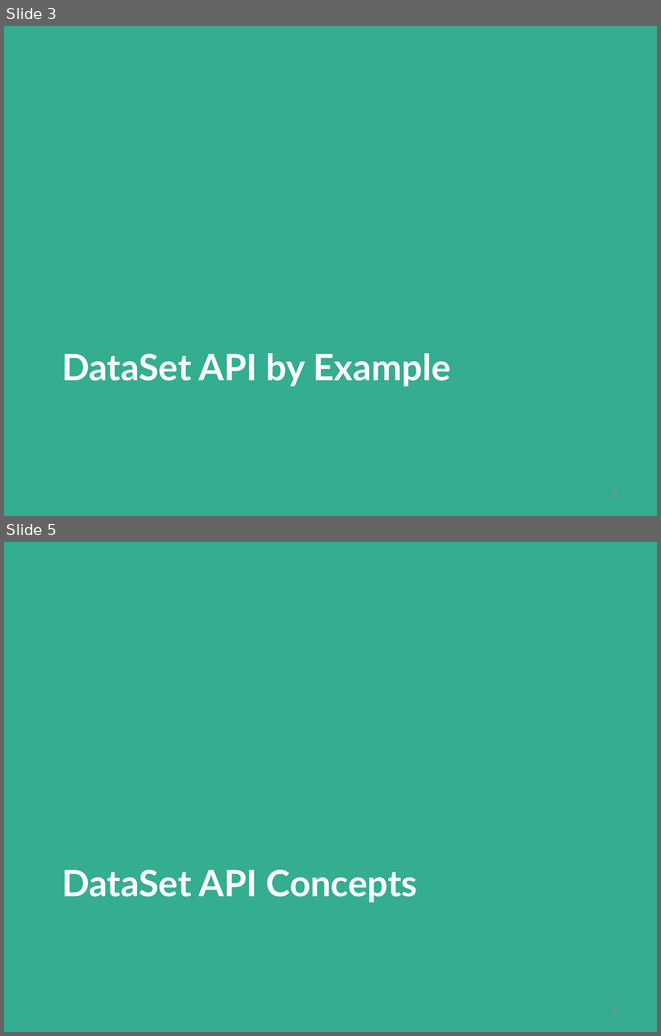
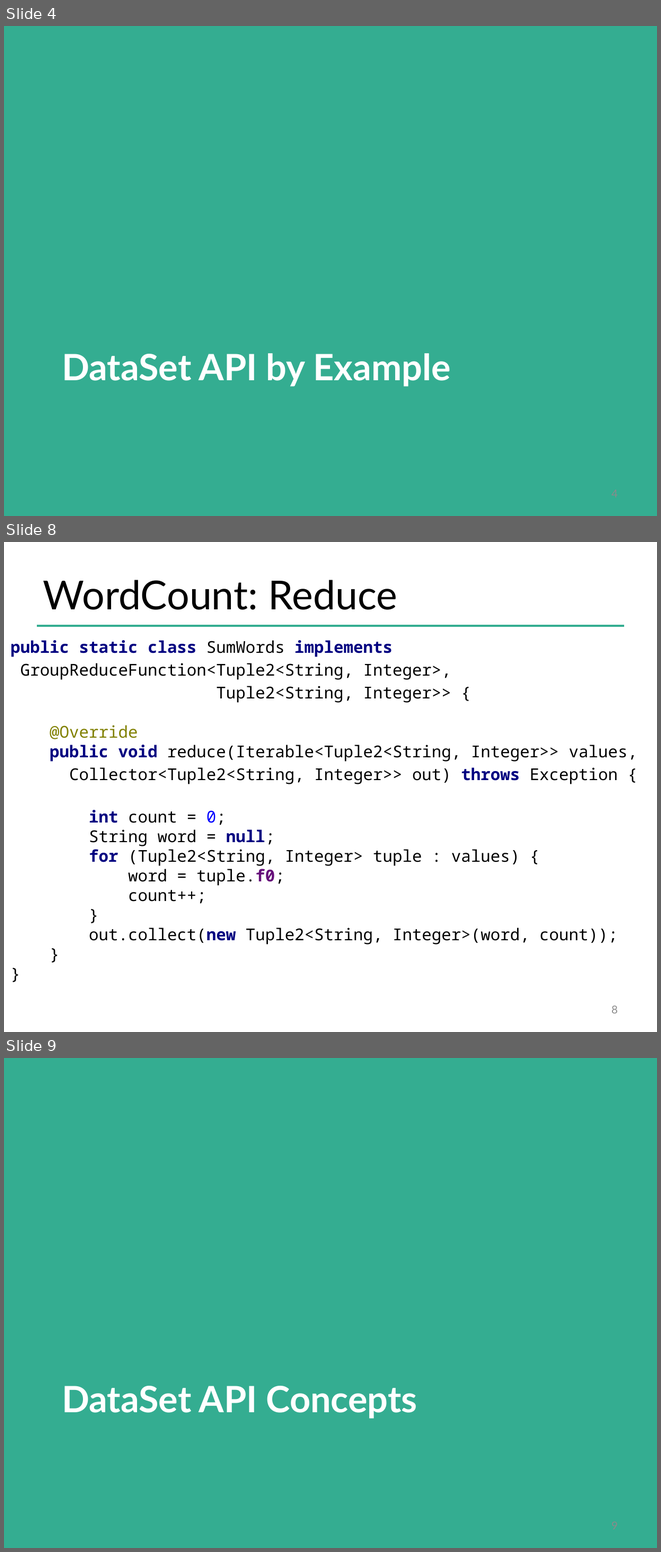
Before and after one commit to dataArtisans/flink-training-web, a slide deck: slides/flink_batch_basics.pptx. Shown one above the other, each under a label of ours: slides 3 and 5 before the commit, slides 4, 8 and 9 after it; the slides between them are not shown. The pictures are 661x1036 and 661x1552 pixels, drawn with LibreOffice and Linux fonts; fonts in the diff are those of the drawing; background and template pictures are left out. Boxes give left, top, right and bottom in pixels: in the first picture for what was removed or moved away, otherwise in the second. Text is boxed around its words. In the diff, an @@ line names an element or a change of style, - is before the commit and + after.

```diff
--- a/slides/flink_batch_basics.pptx
+++ b/slides/flink_batch_basics.pptx
@@ slide 8 added at (4, 542, 657, 1032), background #FFFFFF @@
@@ title added at (43, 580, 397, 610), 44 pt, text #000000 @@
+WordCount: Reduce
@@ line added from (37, 626) to (624, 626), #34AD91 2 pt @@
@@ text added at (10, 640, 637, 944), 18 pt, text #000000 @@
+public static class SumWords implements
+GroupReduceFunction<Tuple2<String, Integer>,
+Tuple2<String, Integer>> {
+@Override
+public void reduce(Iterable<Tuple2<String, Integer>> values,
+Collector<Tuple2<String, Integer>> out) throws Exception {
+int count = 0;
+String word = null;
+for (Tuple2<String, Integer> tuple : values) {
+word = tuple.f0;
+count++;
+}
+out.collect(new Tuple2<String, Integer>(word, count));
+}
+}
@@ page number added at (611, 1005, 618, 1013), 12 pt, text #8C8C8C @@
+8
@@ what was slide 3 is now slide 4 @@
@@ what was slide 5 is now slide 9 @@
```
Also in this commit, not shown: 6 slides changed, 15 other slides added.
